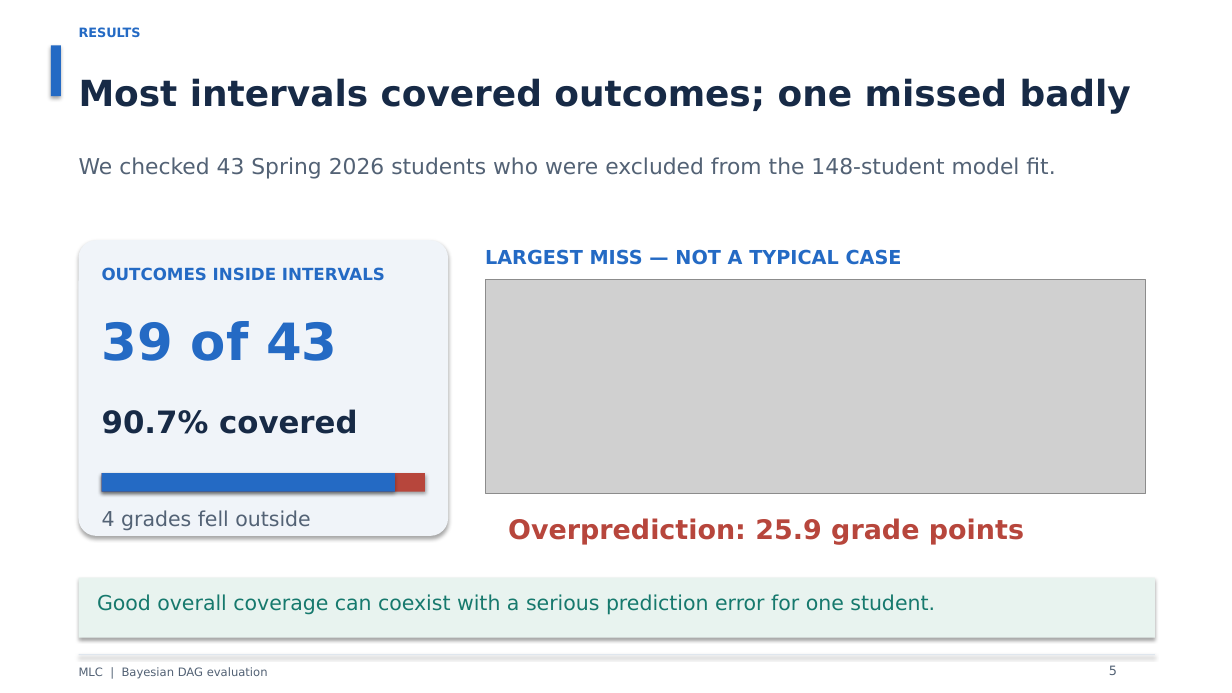
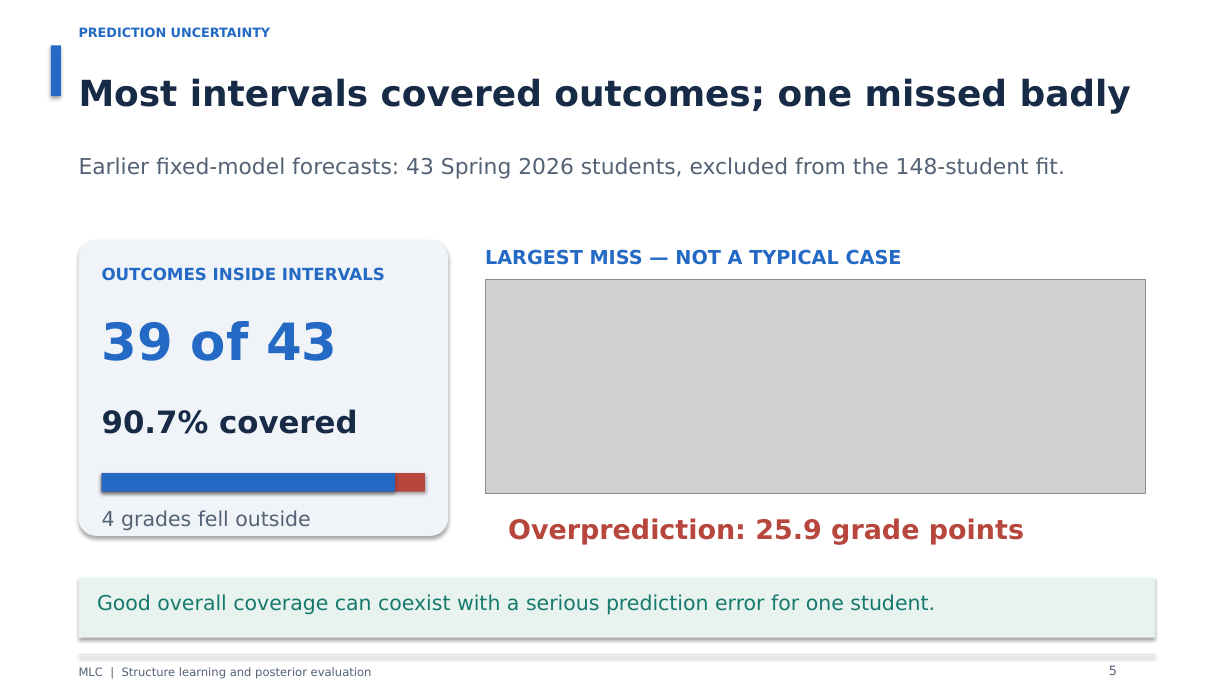
Before and after one commit to ayaan-27/UCI_Capstone_Project, a slide deck: slide 5 of deliverables/MLC_MCMC_and_Posterior_Sampling.pptx. Drawn at 1232x693 pixels with LibreOffice and Linux fonts; fonts in the diff are those of the drawing; grey boxes stand for pictures. Boxes give left, top, right and bottom in pixels: in the first picture for what was removed or moved away, otherwise in the second. Text is boxed around its words. In the diff, an @@ line names an element or a change of style, - is before the commit and + after.

```diff
--- a/deliverables/MLC_MCMC_and_Posterior_Sampling.pptx
+++ b/deliverables/MLC_MCMC_and_Posterior_Sampling.pptx
@@ text at (79,27,271,37): text changed @@
-RESULTS
+PREDICTION UNCERTAINTY
@@ text at (79,157,1065,179): text changed @@
-We checked 43 Spring 2026 students who were excluded from the 148-student model fit.
+Earlier fixed-model forecasts: 43 Spring 2026 students, excluded from the 148-student fit.
@@ text at (79,667,372,679): text changed @@
-MLC | Bayesian DAG evaluation
+MLC | Structure learning and posterior evaluation
```
Also in this commit, not shown: 4 other slides changed, 1 slide added, 1 slide removed, 4 other files.
